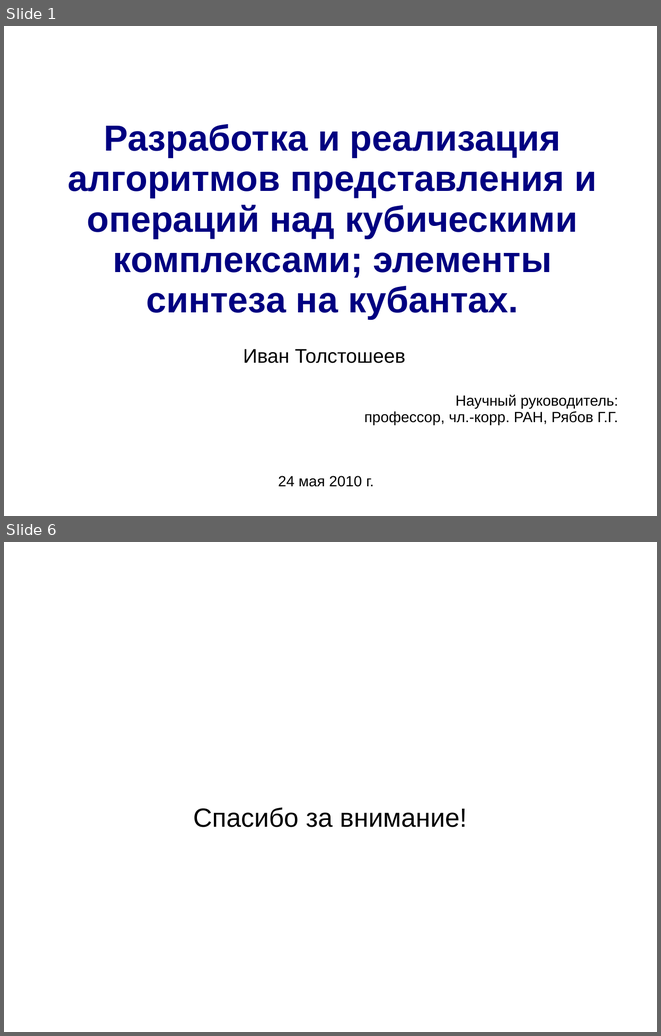
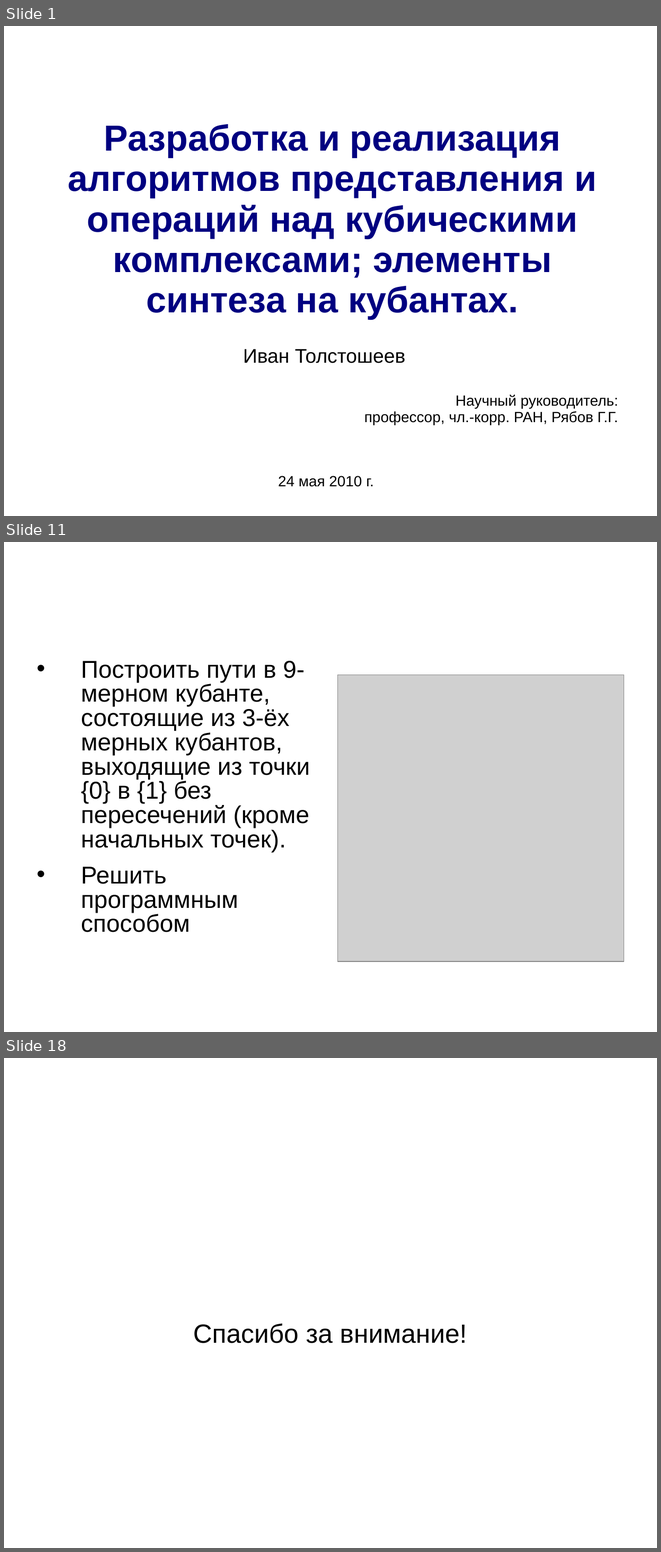
Before and after one commit to itroot/university-tasks, a slide deck: diploma/presentation.ppt. Shown one above the other, each under a label of ours: slides 1 and 6 before the commit, slides 1, 11 and 18 after it; the slides between them are not shown. The pictures are 661x1036 and 661x1552 pixels, drawn with LibreOffice and Linux fonts; fonts in the diff are those of the drawing; grey boxes stand for pictures; background and template pictures are left out. Boxes give left, top, right and bottom in pixels: in the first picture for what was removed or moved away, otherwise in the second. Text is boxed around its words. In the diff, an @@ line names an element or a change of style, - is before the commit and + after.

```diff
--- a/diploma/presentation.ppt
+++ b/diploma/presentation.ppt
@@ slide 11 added at (x1=4, y1=542, x2=657, y2=1032), background picture (left out) @@
@@ title added at (x1=34, y1=545, x2=621, y2=621), 44 pt, text #FFFFFF, bold @@
+Практическая задача
@@ text added at (x1=81, y1=661, x2=310, y2=932), 29.6 pt, text #000000 @@
+• Построить пути в 9-мерном кубанте, состоящие из 3-ёх мерных кубантов, выходящие из точки {0} в {1} без пересечений (кроме начальных точек).
+• Решить программным способом
@@ picture added at (x1=337, y1=674, x2=625, y2=962) @@
@@ what was slide 6 is now slide 18 @@
```
Also in this commit, not shown: 3 slides changed, 12 other slides added, 1 slide removed, 2 other files.
